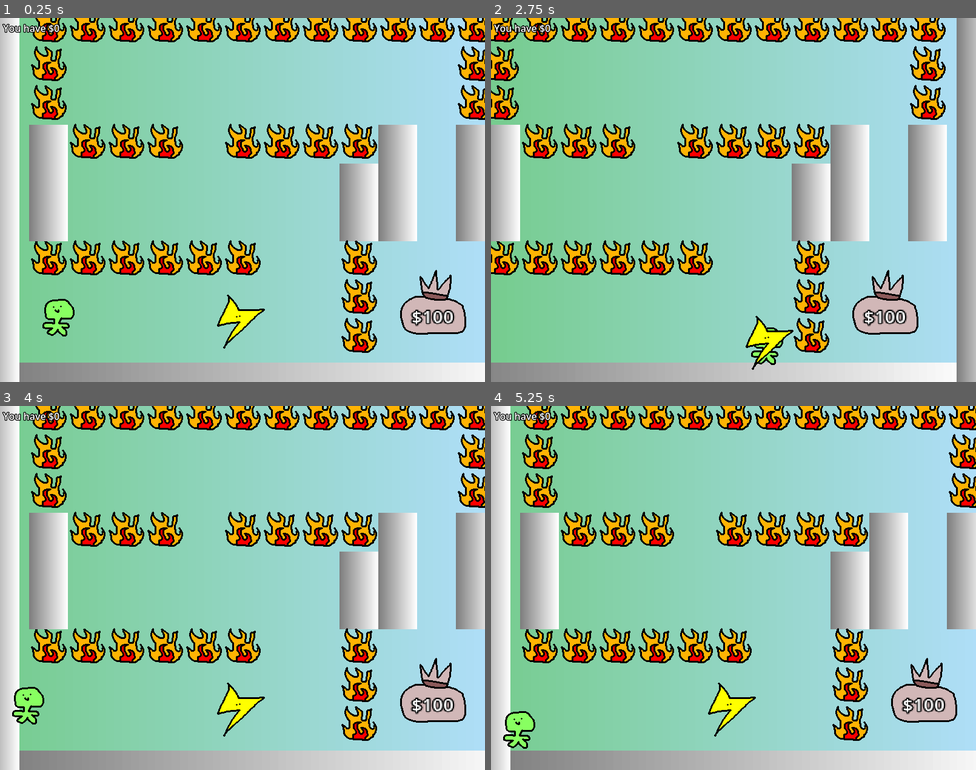
Above: before the commit, frames 1-4 (two rows, left to right).
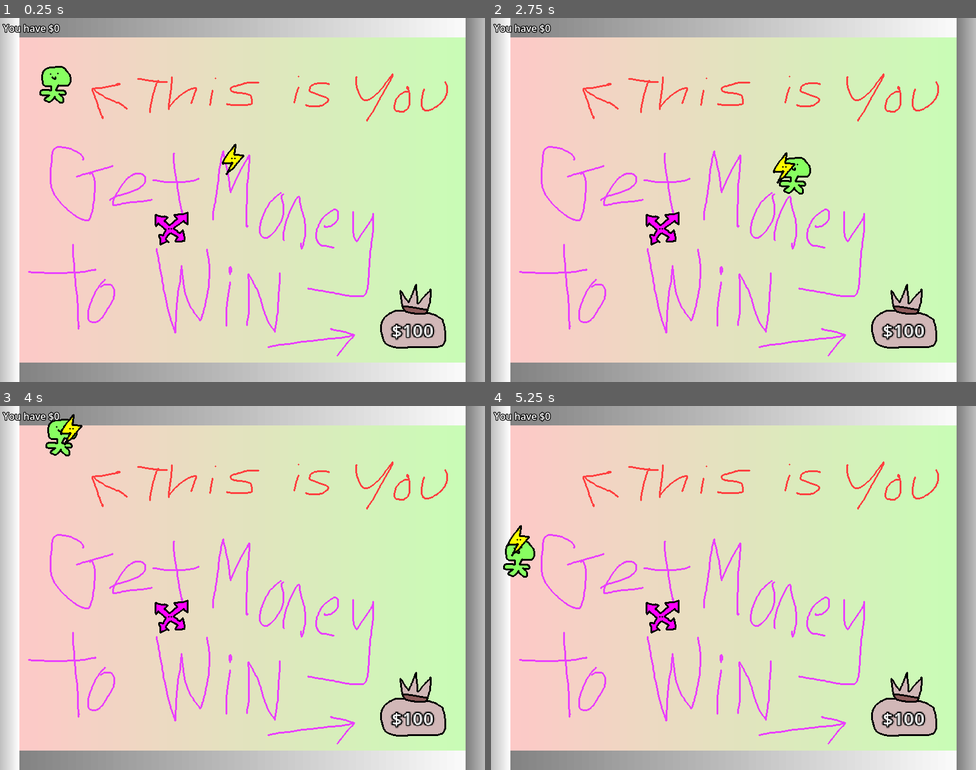
Above: after the commit, the same moments.

Repository: denniscarr/mask
Game: Godot game, scene res://global/main.tscn
Two runs of this game, one before a commit and one after it. Both use one fixed random seed, a clock stepped at 60 frames per second and the inputs below.
Inputs:
- Up to frame 1 (0.25 s): no input
- Up to frame 2 (2.75 s): tap Enter at 0.5 s; hold Right (right) 0.53-1.28 s; hold Down (down) 1.28-2.03 s; hold Right (right) from 2.03 s (still down)
- Up to frame 3 (4 s): release Right (right) at 2.78 s; hold Up (up) 2.78-3.53 s; hold Left (left) from 3.53 s (still down)
- Up to frame 4 (5.25 s): tap Space at 5 s; release Left (left) at 5.03 s; hold Down (down) from 5.03 s (still down)

The runs differ from the first frame. In frame 1, 91% of the frame differs, in the area x 4-100%, y 0-100%; in frame 2, 91%; in frame 3, 91%; in frame 4, 91%, in the area x 2-100%, y 0-100%.

Commit message:
Add support for wearing multiple masks

Diff:
--- a/door/door.gd
+++ b/door/door.gd
@@ -21,6 +21,5 @@
 
 func _on_area_body_entered(body: Node2D):
 	if body is Player:
-		var mask := (body as Player).get_mask()
-		if mask and mask.lock_type == _lock_type:
+		if (body as Player).has_mask_for_lock(_lock_type):
 			_open()
--- a/global/main.tscn
+++ b/global/main.tscn
@@ -11,7 +11,7 @@
 
 [node name="GameManager" type="Node" parent="." unique_id=1655480295 node_paths=PackedStringArray("_money_label")]
 script = ExtResource("1_bty66")
-_levels = Array[PackedScene]([ExtResource("6_2qufl"), ExtResource("2_ehae2"), ExtResource("3_tfgyi"), ExtResource("4_hygse"), ExtResource("5_ehae2")])
+_levels = Array[PackedScene]([ExtResource("2_ehae2"), ExtResource("3_tfgyi"), ExtResource("4_hygse"), ExtResource("5_ehae2"), ExtResource("6_2qufl")])
 _money_label = NodePath("../CanvasLayer/MarginContainer/PlayerMoney")
 
 [node name="CanvasLayer" type="CanvasLayer" parent="." unique_id=640668116]
--- a/level/level_intro.tscn
+++ b/level/level_intro.tscn
@@ -3,6 +3,8 @@
 [ext_resource type="PackedScene" uid="uid://3blnnw81pji4" path="res://level/level_base.tscn" id="1_rrwxw"]
 [ext_resource type="Texture2D" uid="uid://dfmgmfk713h13" path="res://sprites/tutorial_2.png" id="2_nkp0b"]
 [ext_resource type="Texture2D" uid="uid://bw1wy0d3hdg80" path="res://sprites/tutorial_1.png" id="3_dq8bv"]
+[ext_resource type="PackedScene" uid="uid://de26xfmtrwidu" path="res://mask/mask_fast.tscn" id="4_dq8bv"]
+[ext_resource type="PackedScene" uid="uid://c52qe8kg8pvwi" path="res://mask/mask_x.tscn" id="5_g3o85"]
 
 [sub_resource type="Gradient" id="Gradient_rrwxw"]
 colors = PackedColorArray(1, 0.78, 0.7836666, 1, 0.7776667, 1, 0.71000004, 1)
@@ -22,17 +24,17 @@
 position = Vector2(328, 370)
 texture = ExtResource("3_dq8bv")
 
-[node name="TextureRect" parent="BGCanvasLayer" parent_id_path=PackedInt32Array(1087445996) index="0" unique_id=1647277329]
+[node name="BGTextureRect" parent="BGCanvasLayer" parent_id_path=PackedInt32Array(1087445996) index="0" unique_id=1647277329]
 texture = SubResource("GradientTexture2D_nkp0b")
 
-[node name="Background" parent="." index="3" unique_id=1273324262]
-texture = SubResource("GradientTexture2D_nkp0b")
-
-[node name="Player" parent="." index="4" unique_id=14188593]
+[node name="Player" parent="." index="6" unique_id=14188593]
 position = Vector2(89, 110)
 
-[node name="Goal" parent="." index="5" unique_id=1783309156]
+[node name="Goal" parent="." index="7" unique_id=1783309156]
 position = Vector2(682, 493)
 
-[node name="CollisionShape2D" parent="Wall3" parent_id_path=PackedInt32Array(209035460) index="0" unique_id=2062842234]
-position = Vector2(0, 2)
+[node name="MaskFast" parent="." index="9" unique_id=1223717646 instance=ExtResource("4_dq8bv")]
+position = Vector2(385, 232)
+
+[node name="MaskDiag" parent="." index="10" unique_id=845677228 instance=ExtResource("5_g3o85")]
+position = Vector2(280, 347)
--- a/mask/mask_fast.tscn
+++ b/mask/mask_fast.tscn
@@ -6,6 +6,7 @@
 
 [sub_resource type="Resource" id="Resource_0ttjl"]
 script = ExtResource("2_wqwko")
+_additional_speed = 800.0
 metadata/_custom_type_script = "uid://dvnnwy0atax17"
 
 [node name="MaskFast" unique_id=1223717646 instance=ExtResource("1_7seo6")]
@@ -13,9 +14,8 @@
 
 [node name="Sprite2D" parent="." index="0" unique_id=416566068]
 modulate = Color(1, 1, 0, 1)
-position = Vector2(1, 8)
+position = Vector2(2, 6)
 texture = ExtResource("2_ussfp")
 
 [node name="CollisionPolygon2D" type="CollisionPolygon2D" parent="Area2D" parent_id_path=PackedInt32Array(1916888071) index="0" unique_id=1710749158]
-visible = false
-polygon = PackedVector2Array(-32, 15, -28, 0, -16, -23, -15, -33, -4, -21, 1, -11, 42, -11, 26, 3, 6, 23, -22, 50, -11, 25, 3, 9, -18, 12)
+polygon = PackedVector2Array(-16, 8, -13, -2, 2, -21, 2, -7, 17, -5, 4, 11, -4, 20, -8, 22, -2, 7)
--- a/mask/mask_x.tscn
+++ b/mask/mask_x.tscn
@@ -12,6 +12,8 @@
 _player_movement = SubResource("Resource_chran")
 _lock_type = 1
 
+[node name="Sprite2D" parent="." index="0" unique_id=416566068]
+position = Vector2(5, 8)
+
 [node name="CollisionPolygon2D" type="CollisionPolygon2D" parent="Area2D" parent_id_path=PackedInt32Array(1916888071) index="0" unique_id=1226132917]
-visible = false
-polygon = PackedVector2Array(-10, -2, -28, -28, -34, -25, -35, -42, -33, -46, -21, -41, -7, -37, -14, -32, -9, -21, 1, -8, 7, -10, 24, -20, 38, -28, 34, -37, 58, -33, 56, -15, 53, -9, 47, -19, 22, -9, 12, 2, 9, 4, 18, 18, 35, 39, 39, 35, 39, 46, 37, 55, 8, 47, 16, 40, 8, 29, 1, 13, -3, 7, -13, 20, -26, 33, -21, 38, -30, 40, -38, 44, -40, 11, -31, 19, -21, 11, -10, 1)
+polygon = PackedVector2Array(-7, 1, -20, -8, -23, -4, -24, -22, -14, -20, -3, -18, -8, -13, -1, -6, 12, -15, 8, -21, 23, -24, 31, -26, 30, -7, 22, -12, 7, 0, 14, 6, 16, 8, 22, 4, 24, 20, 10, 22, 10, 20, 13, 14, 2, 8, -6, 16, -3, 22, -15, 26, -16, 17, -17, 10, -11, 12, -7, 3)
--- a/player/player.gd
+++ b/player/player.gd
@@ -3,21 +3,21 @@
 
 signal died
 
+const BASE_MOVE_SPEED: float = 200
 const MASK_OFFSET = Vector2(2, -14)
 
 @export var _default_movement: PlayerMovement
 
 var movement_enabled: bool = true
 
-var _equipped_mask: Mask
-var _movement: PlayerMovement
+var _equipped_masks: Array[Mask]
 var _is_dead: bool = false
 
 @onready var _col_area: Area2D = $Area2D
 
 
 func _ready() -> void:
-	_set_movement(_default_movement)
+	_default_movement.initialize(self)
 	_col_area.area_entered.connect(_on_col_area_entered)
 
 
@@ -25,28 +25,29 @@
 	if _is_dead or not movement_enabled:
 		return
 
-	_movement.physics_step(delta)
+	var total_speed := BASE_MOVE_SPEED
+	_default_movement.physics_step(delta)
+	for mask: Mask in _equipped_masks:
+		mask.global_position = global_position + MASK_OFFSET
+		mask.player_movement.physics_step(delta)
+		total_speed += mask.player_movement.additional_speed
+
+	velocity *= total_speed
 	move_and_slide()
 
-	if _equipped_mask:
-		_equipped_mask.global_position = global_position + MASK_OFFSET
 
-func get_mask() -> Mask:
-	if _equipped_mask == null:
-		return null
-
-	return _equipped_mask
+func has_mask_for_lock(lock_type: Door.LockType) -> bool:
+	for mask: Mask in _equipped_masks:
+		if mask.lock_type == lock_type:
+			return true
+	return false
 
 
 func _equip_mask(mask: Mask):
-	_equipped_mask = mask
-	_set_movement(_equipped_mask.player_movement)
+	_equipped_masks.push_back(mask)
+	mask.player_movement.initialize(self)
 	mask.is_equipped = true
-
-
-func _set_movement(new_movement: PlayerMovement):
-	_movement = new_movement
-	_movement.initialize(self)
+	mask.get_parent().move_child(mask, mask.get_parent().get_child_count() - 1)
 
 
 func _die():
--- a/player/player_movement.gd
+++ b/player/player_movement.gd
@@ -1,6 +1,12 @@
 @abstract
 class_name PlayerMovement
 extends Resource
+
+
+@export var _additional_speed: float = 0
+
+var additional_speed: float:
+	get: return _additional_speed
 
 var _player: Player
 
@@ -8,5 +14,5 @@
 	_player = player
 
 
-func physics_step(delta: float):
+func physics_step(_delta: float):
 	pass
--- a/player/player_movement_default.gd
+++ b/player/player_movement_default.gd
@@ -1,9 +1,8 @@
 class_name PlayerMovementDefault
 extends PlayerMovement
 
-const SPEED = 200
 
-func physics_step(delta: float):
+func physics_step(_delta: float):
 	_player.velocity = Vector2.ZERO
 
 	if Input.is_action_pressed("left"):
@@ -14,5 +13,3 @@
 		_player.velocity.y = -1
 	elif Input.is_action_pressed("down"):
 		_player.velocity.y = 1
-
-	_player.velocity *= SPEED
--- a/player/player_movement_diag.gd
+++ b/player/player_movement_diag.gd
@@ -1,9 +1,8 @@
 class_name PlayerMovementDiag
 extends PlayerMovement
 
-const SPEED = 200
 
-func physics_step(delta: float):
+func physics_step(_delta: float):
 	_player.velocity = Vector2.ZERO
 
 	if Input.is_action_pressed("left"):
@@ -18,5 +17,3 @@
 	elif Input.is_action_pressed("down"):
 		_player.velocity.x = -1
 		_player.velocity.y = 1
-
-	_player.velocity *= SPEED
--- a/player/player_movement_fast.gd
+++ b/player/player_movement_fast.gd
@@ -1,19 +1,6 @@
 class_name PlayerMovementFast
 extends PlayerMovement
 
-const SPEED = 1000
-
 
 func physics_step(_delta: float):
-	_player.velocity = Vector2.ZERO
-
-	if Input.is_action_pressed("left"):
-		_player.velocity.x = -1
-	elif Input.is_action_pressed("right"):
-		_player.velocity.x = 1
-	elif Input.is_action_pressed("up"):
-		_player.velocity.y = -1
-	elif Input.is_action_pressed("down"):
-		_player.velocity.y = 1
-
-	_player.velocity *= SPEED
+	pass
Binary file changed: sprites/mask_diag.png
Binary file changed: sprites/mask_fast.png
